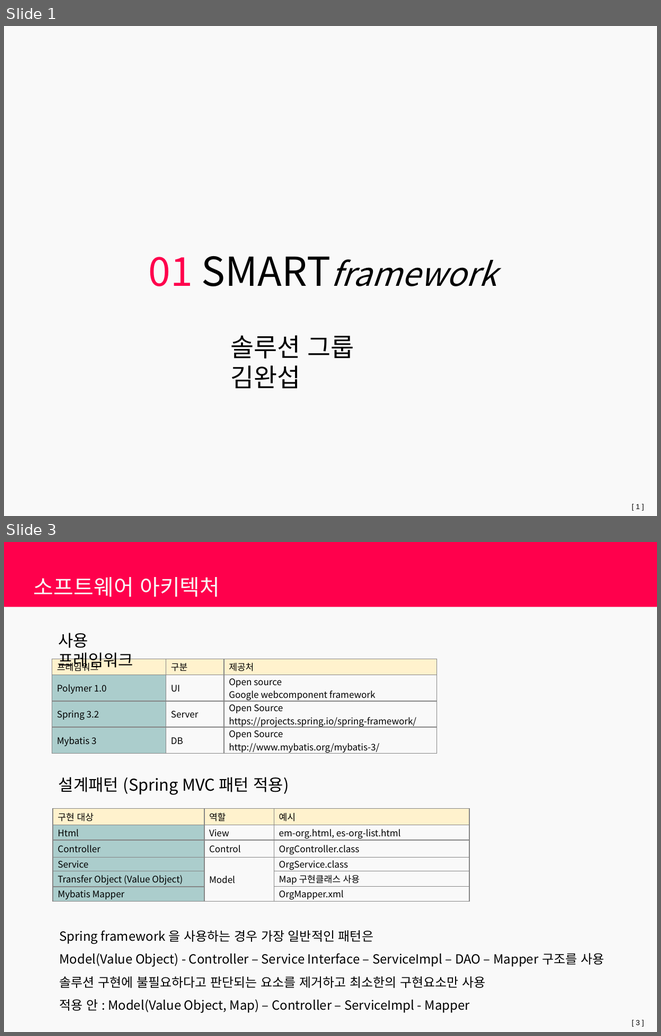
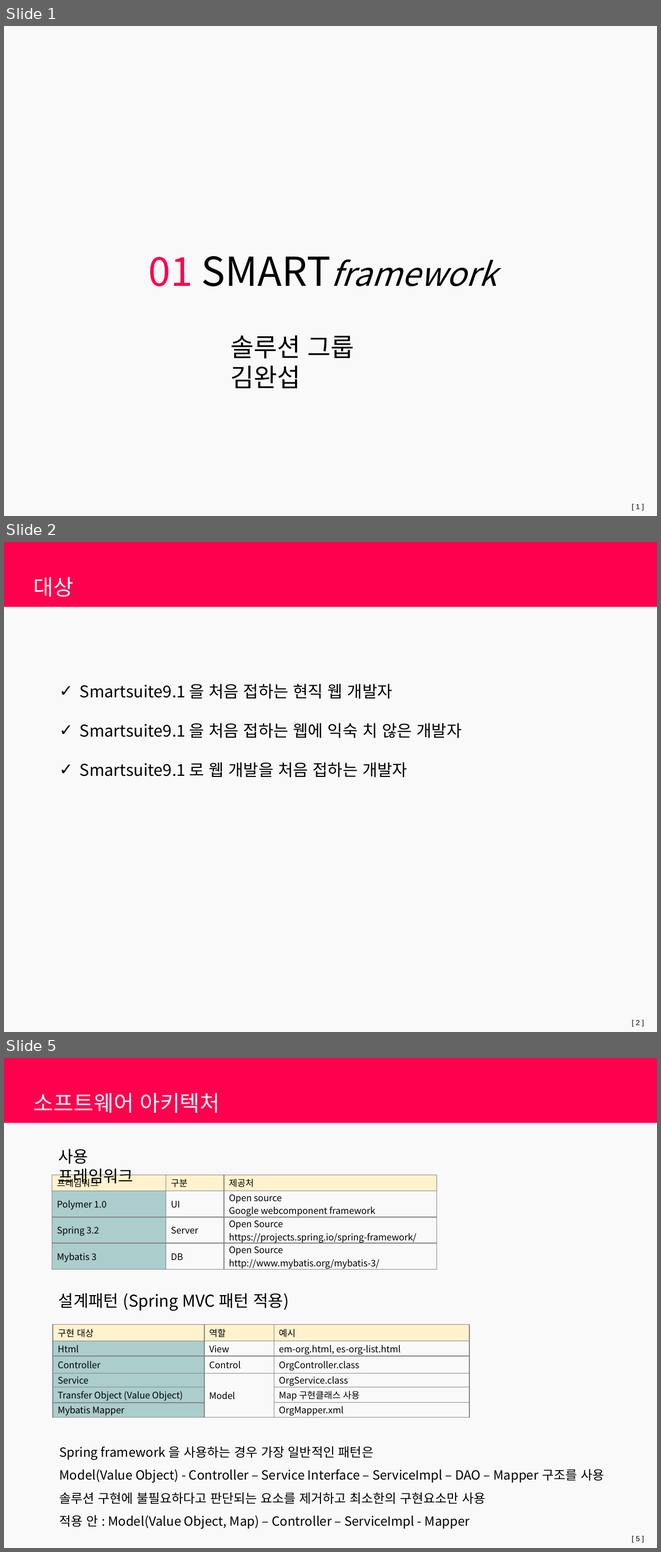
Before and after one commit to wasa-bee/smartsuite9.1_video_edu, a slide deck: 01 SmartFramework.pptx. Shown one above the other, each under a label of ours: slides 1 and 3 before the commit, slides 1, 2 and 5 after it; the slides between them are not shown. The pictures are 661x1036 and 661x1552 pixels, drawn with LibreOffice and Linux fonts; fonts in the diff are those of the drawing; background and template pictures are left out. Boxes give left, top, right and bottom in pixels: in the first picture for what was removed or moved away, otherwise in the second. Text is boxed around its words. In the diff, an @@ line names an element or a change of style, - is before the commit and + after.

```diff
--- a/01 SmartFramework.pptx
+++ b/01 SmartFramework.pptx
@@ slide 2 added at [4,542,657,1032], background #F9F9F9; not listed: 2 template elements that a slide beside it also shows @@
@@ text added at [34,577,74,597], 24 pt, text #F9F9F9 @@
+대상
@@ text added at [80,684,461,777], 18 pt, text #000000 @@
+✓ Smartsuite9.1 을 처음 접하는 현직 웹 개발자
+✓ Smartsuite9.1 을 처음 접하는 웹에 익숙 치 않은 개발자
+✓ Smartsuite9.1 로 웹 개발을 처음 접하는 개발자
@@ what was slide 3 is now slide 5 @@
@@ page number at [636,1536,640,1541]: text changed @@
-[ 3 ]
+[ 5 ]
```
Also in this commit, not shown: 2 slides changed, 1 other slide added, 2 other files.
